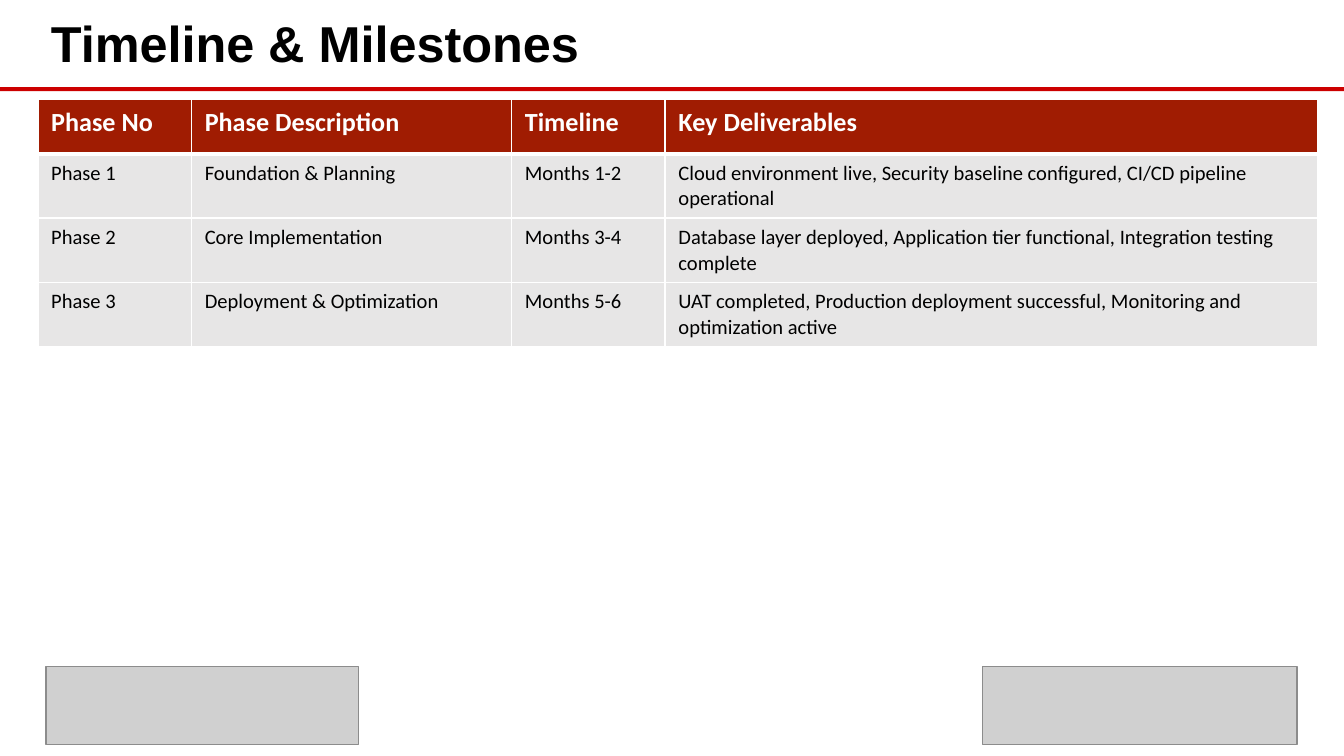
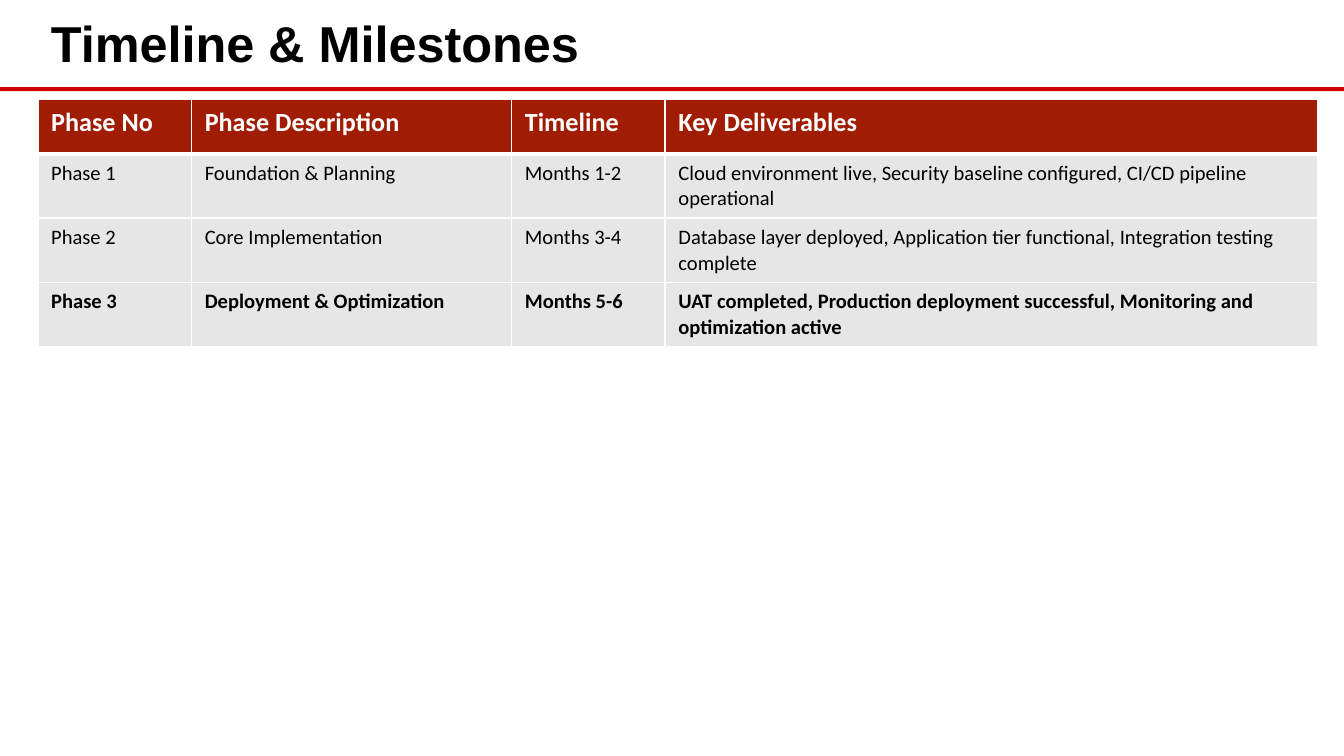
Before and after one commit to eoframework/solutions, a slide deck: slide 5 of solution-template/sample-provider/sample-category/sample-solution/presales/solution-briefing.pptx. Drawn at 1344x756 pixels with LibreOffice and Linux fonts; fonts in the diff are those of the drawing; grey boxes stand for pictures; background and template pictures are left out. Boxes give left, top, right and bottom in pixels: in the first picture for what was removed or moved away, otherwise in the second. Text is boxed around its words. In the diff, an @@ line names an element or a change of style, - is before the commit and + after.

```diff
--- a/solution-template/sample-provider/sample-category/sample-solution/presales/solution-briefing.pptx
+++ b/solution-template/sample-provider/sample-category/sample-solution/presales/solution-briefing.pptx
@@ table at box(38, 99, 1317, 342) @@
@@ bold on in "Phase 3", "Deployment & Optimization", "Months 5-6", "UAT completed, Production deployment successful, Monitoring  ..." @@
@@ picture removed at box(46, 667, 359, 745) @@
@@ picture removed at box(982, 667, 1297, 745) @@
```
Also in this commit, not shown: 9 other slides changed, 16 other files.
